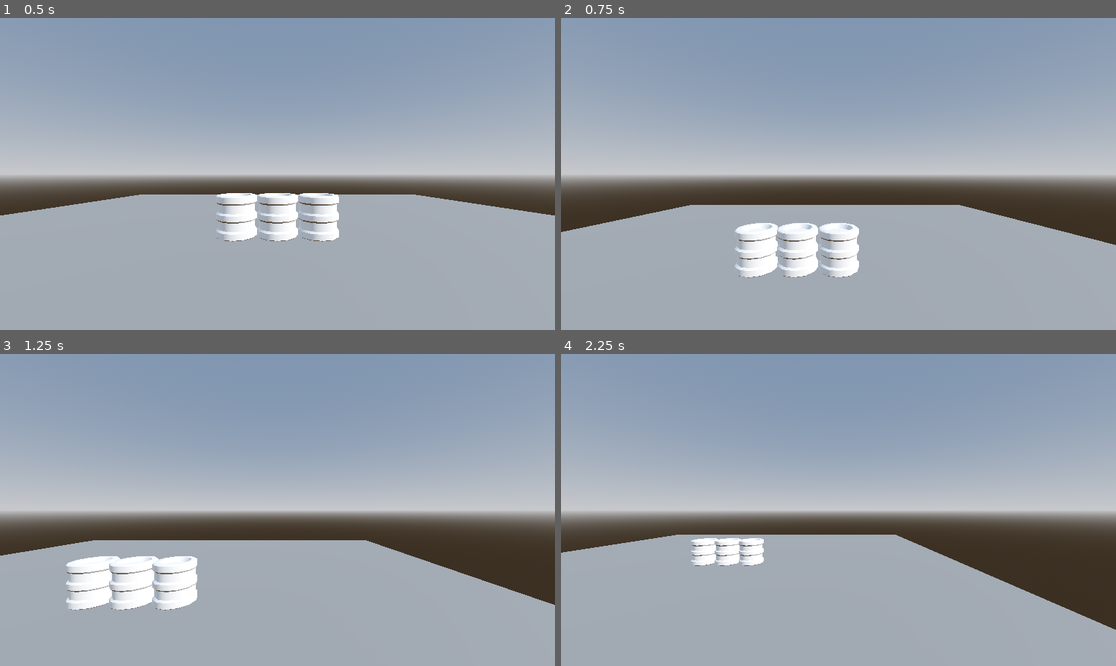
Above: before the commit, frames 1-4 (two rows, left to right).
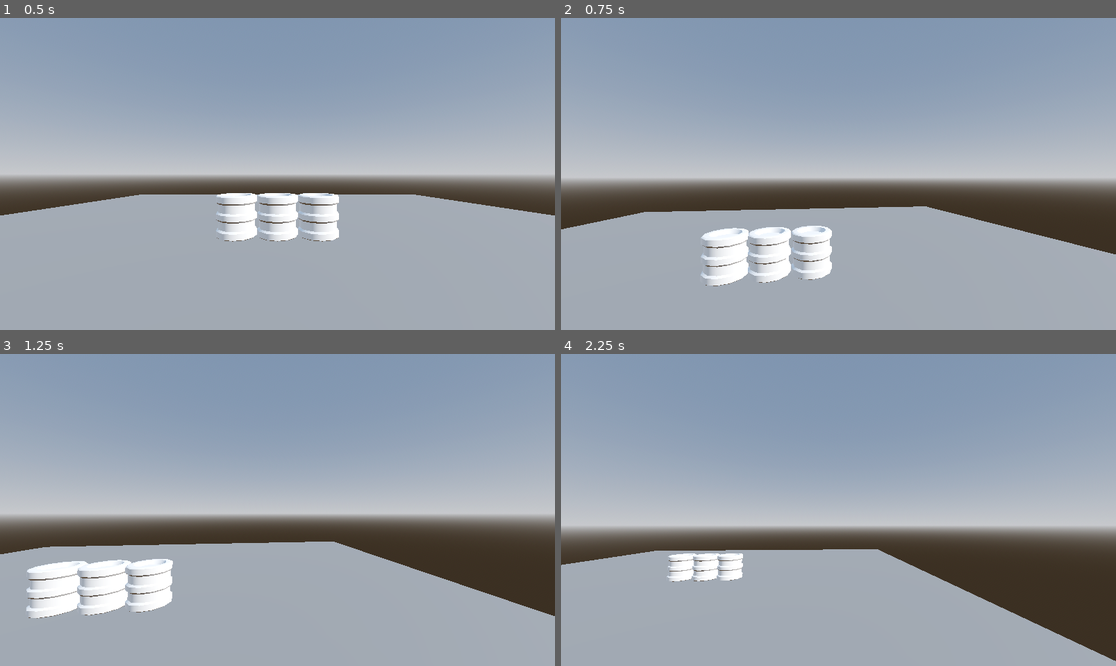
Above: after the commit, the same moments.

Repository: Reiisteel/fluffy-octo
Game: Godot game, scene res://world_test.tscn
Same seed, same stepped clock (60 frames per second), same inputs: the game is played once before the commit and once after it.
Inputs (mouse positions are in pixels of both pictures, inside the frame that each line leads up to):
- Up to frame 1 (0.5 s): no input
- Up to frame 2 (0.75 s): tap Enter (ui_accept) at 0.5 s; move the mouse to (960, 158) at 0.52 s; hold Right (ui_right) from 0.53 s (still down)
- Up to frame 3 (1.25 s): keep holding Right (ui_right); tap Enter (ui_accept) at 0.77 s
- Up to frame 4 (2.25 s): move the mouse to (727, 525) at 1.27 s; release Right (ui_right) at 1.28 s; hold Down (ui_down) 1.28-2.03 s; tap Enter (ui_accept) at 1.52 s; move the mouse to (894, 441) at 2.02 s; hold Right (ui_right) from 2.03 s (still down)

Frame 1 is identical in both runs. In frame 2, 8.8% of the frame differs, in the area x 0-100%, y 50-86%; in frame 3, 8.8%; in frame 4, 16%, in the area x 0-100%, y 50-99%.

Commit message:
Camera movement with mouse

Diff:
--- a/Player.gd
+++ b/Player.gd
@@ -6,7 +6,17 @@
 
 # Get the gravity from the project settings to be synced with RigidBody nodes.
 var gravity = ProjectSettings.get_setting("physics/3d/default_gravity")
+@onready var head = $Head
 
+func _ready():
+	Input.mouse_mode = Input.MOUSE_MODE_CAPTURED
+
+func _unhandled_input(event):
+	if Input.mouse_mode == Input.MOUSE_MODE_CAPTURED:
+		if event is InputEventMouseMotion:
+			rotate_y(deg_to_rad(-event.relative.x * 0.03))
+			head.rotate_x(deg_to_rad(-event.relative.y * 0.03))
+			head.rotation.x = clamp(head.rotation.x, deg_to_rad(-90), deg_to_rad(90))
 
 func _physics_process(delta):
 	# Add the gravity.
--- a/Player.tscn
+++ b/Player.tscn
@@ -17,7 +17,7 @@
 mesh = SubResource("CapsuleMesh_qh5m4")
 skeleton = NodePath("../..")
 
-[node name="Node3D" type="Node3D" parent="."]
+[node name="Head" type="Node3D" parent="."]
 transform = Transform3D(1, 0, 0, 0, 1, 0, 0, 0, 1, 0, 0.5, 0)
 
-[node name="Camera3D" type="Camera3D" parent="Node3D"]
+[node name="Camera3D" type="Camera3D" parent="Head"]
